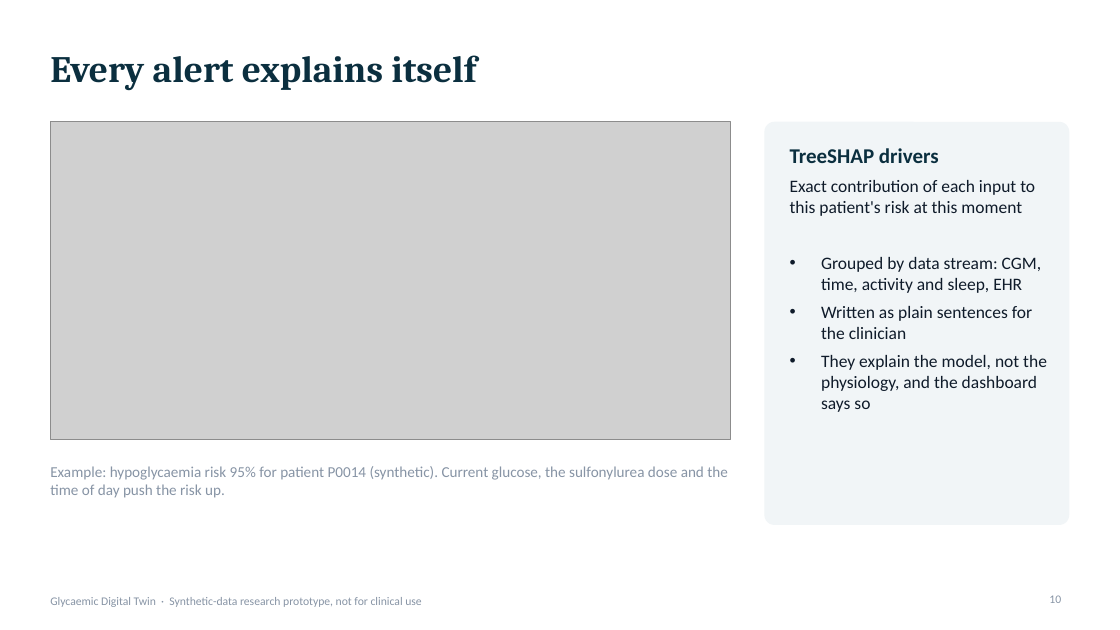
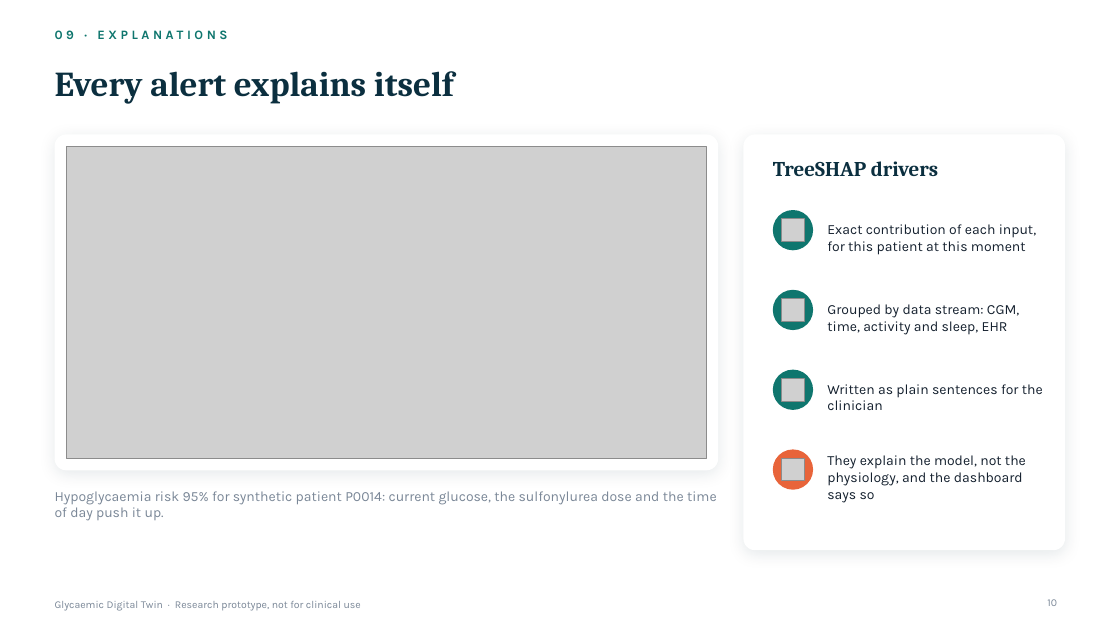
Before and after one commit to AkhileshNalla11/Sync-and-Predict_BITSoM, a slide deck: slide 10 of docs/presentation.pptx. Drawn at 1120x630 pixels with LibreOffice and Linux fonts; fonts in the diff are those of the drawing; grey boxes stand for pictures; background and template pictures are left out. Boxes give left, top, right and bottom in pixels: in the first picture for what was removed or moved away, otherwise in the second. Text is boxed around its words. In the diff, an @@ line names an element or a change of style, - is before the commit and + after.

```diff
--- a/docs/presentation.pptx
+++ b/docs/presentation.pptx
@@ title "Every alert explains itself" moved from (x1=50, y1=55, x2=476, y2=91) to (x1=55, y1=71, x2=454, y2=104) @@
@@ title "Every alert explains itself" at (x1=55, y1=71, x2=454, y2=104): size 32 to 30 pt @@
@@ text added at (x1=55, y1=30, x2=227, y2=39), 11 pt, text #0F766E, bold @@
+09 · EXPLANATIONS
@@ rounded rectangle added at (x1=55, y1=134, x2=718, y2=471), fill #FFFFFF @@
@@ picture resized from (x1=50, y1=122, x2=731, y2=439) to (x1=66, y1=146, x2=707, y2=459) @@
@@ rounded rectangle resized from (x1=765, y1=122, x2=1070, y2=525) to (x1=744, y1=134, x2=1065, y2=550) @@
@@ rounded rectangle at (x1=744, y1=134, x2=1065, y2=550): fill #F1F5F7 to #FFFFFF; shadow on; proportions changed @@
@@ text removed at (x1=790, y1=148, x2=1047, y2=412) @@
-TreeSHAP drivers
-Exact contribution of each input to this patient's risk at this moment
-• Grouped by data stream: CGM, time, activity and sleep, EHR
-• Written as plain sentences for the clinician
-• They explain the model, not the physiology, and the dashboard says so
@@ text added at (x1=773, y1=161, x2=938, y2=176), 18 pt, text #0B2F3F, bold @@
+TreeSHAP drivers
@@ ellipse added at (x1=773, y1=210, x2=813, y2=250), fill #0F766E @@
@@ picture added at (x1=782, y1=219, x2=805, y2=242) @@
@@ text added at (x1=827, y1=224, x2=1036, y2=255), 12 pt, text #14202E @@
+Exact contribution of each input, for this patient at this moment
@@ ellipse added at (x1=773, y1=290, x2=813, y2=330), fill #0F766E @@
@@ picture added at (x1=782, y1=299, x2=805, y2=322) @@
@@ text added at (x1=827, y1=304, x2=1019, y2=335), 12 pt, text #14202E @@
+Grouped by data stream: CGM, time, activity and sleep, EHR
@@ ellipse added at (x1=773, y1=370, x2=813, y2=410), fill #0F766E @@
@@ picture added at (x1=782, y1=379, x2=805, y2=402) @@
@@ text added at (x1=827, y1=384, x2=1043, y2=410), 12 pt, text #14202E @@
+Written as plain sentences for the clinician
@@ ellipse added at (x1=773, y1=450, x2=813, y2=490), fill #E8643A @@
@@ picture added at (x1=782, y1=459, x2=805, y2=481) @@
@@ text added at (x1=827, y1=455, x2=1026, y2=503), 12 pt, text #14202E @@
+They explain the model, not the physiology, and the dashboard says so
@@ text at (x1=55, y1=491, x2=717, y2=521): text changed; size 13 to 12 pt; font Calibri to Karla; text colour #8794A5 to #7A8797 @@
-Example: hypoglycaemia risk 95% for patient P0014 (synthetic). Current glucose, the sulfonylurea dose and the time of day push the risk up.
+Hypoglycaemia risk 95% for synthetic patient P0014: current glucose, the sulfonylurea dose and the time of day push it up.
@@ page number at (x1=1047, y1=599, x2=1057, y2=606): size 10 to 9 pt, font Calibri to Karla, text colour #8794A5 to #7A8797 @@
@@ text at (x1=55, y1=601, x2=361, y2=611): text changed; size 10 to 9 pt; font Calibri to Karla; text colour #8794A5 to #7A8797 @@
-Glycaemic Digital Twin · Synthetic-data research prototype, not for clinical use
+Glycaemic Digital Twin · Research prototype, not for clinical use
```
Also in this commit, not shown: 19 other slides changed, 1 other file.
